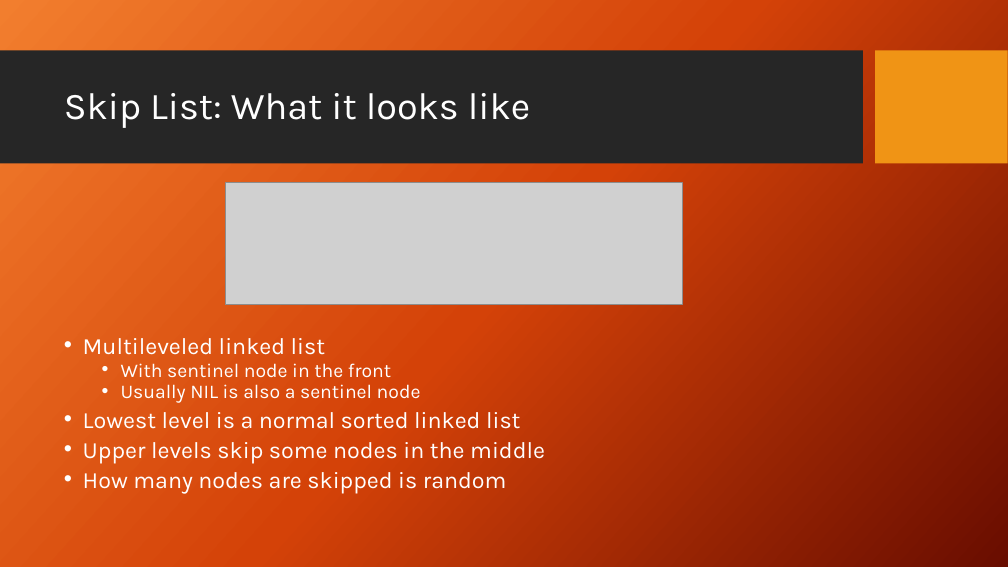
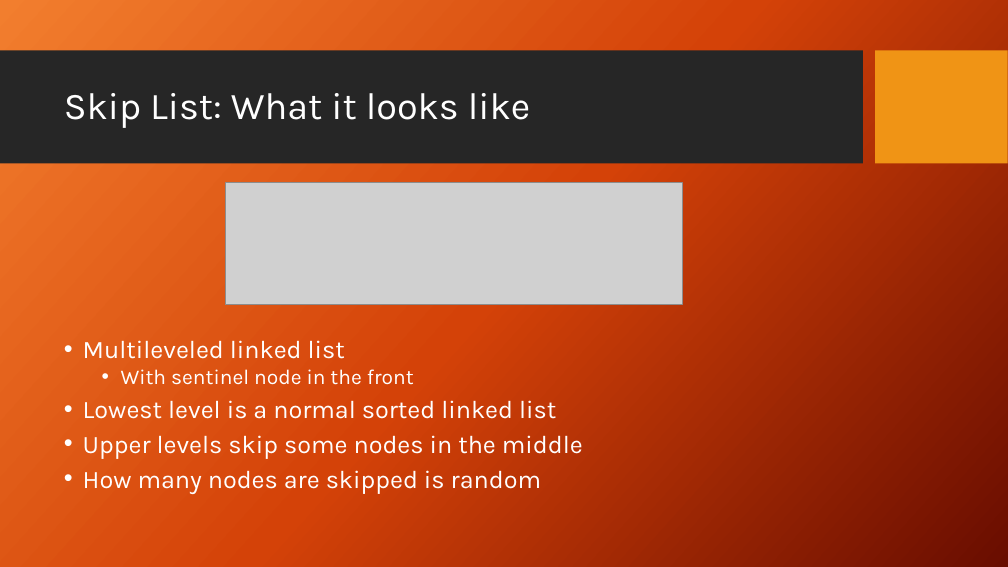
Before and after one commit to DroidX86/skip-stats, a slide deck: slide 12 of seminar.pptx (slide 13 before the commit). Drawn at 1008x567 pixels with LibreOffice and Linux fonts; fonts in the diff are those of the drawing; grey boxes stand for pictures; background and template pictures are left out. Boxes give left, top, right and bottom in pixels: in the first picture for what was removed or moved away, otherwise in the second. Text is boxed around its words. In the diff, an @@ line names an element or a change of style, - is before the commit and + after.

```diff
--- a/seminar.pptx
+++ b/seminar.pptx
@@ text "Multileveled linked list" at (83,340,583,494): size 22.2 to 24 pt in "Multileveled linked list", "Lowest level is a normal sorted linked ...", "Upper levels skip some nodes in the ...", "How many nodes are skipped is random"; size 18.5 to 20 pt in "With sentinel node in the front"; line spacing 0.7 to 0.8 @@
@@ text at (121,384,421,403): paragraph removed @@
-  • Usually NIL is also a sentinel node
```
Also in this commit, not shown: 10 other slides changed, 2 slides added, 1 slide removed, 13 other files.
